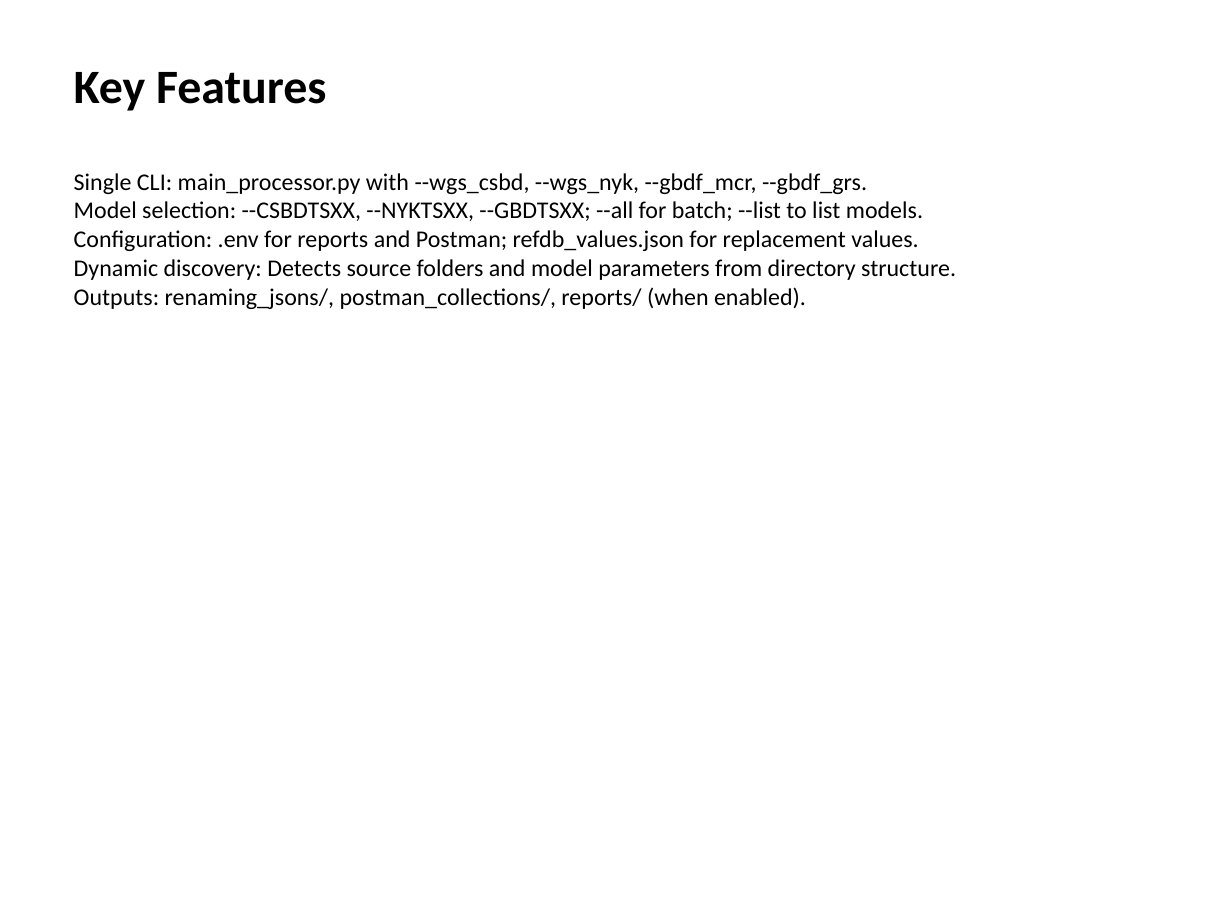
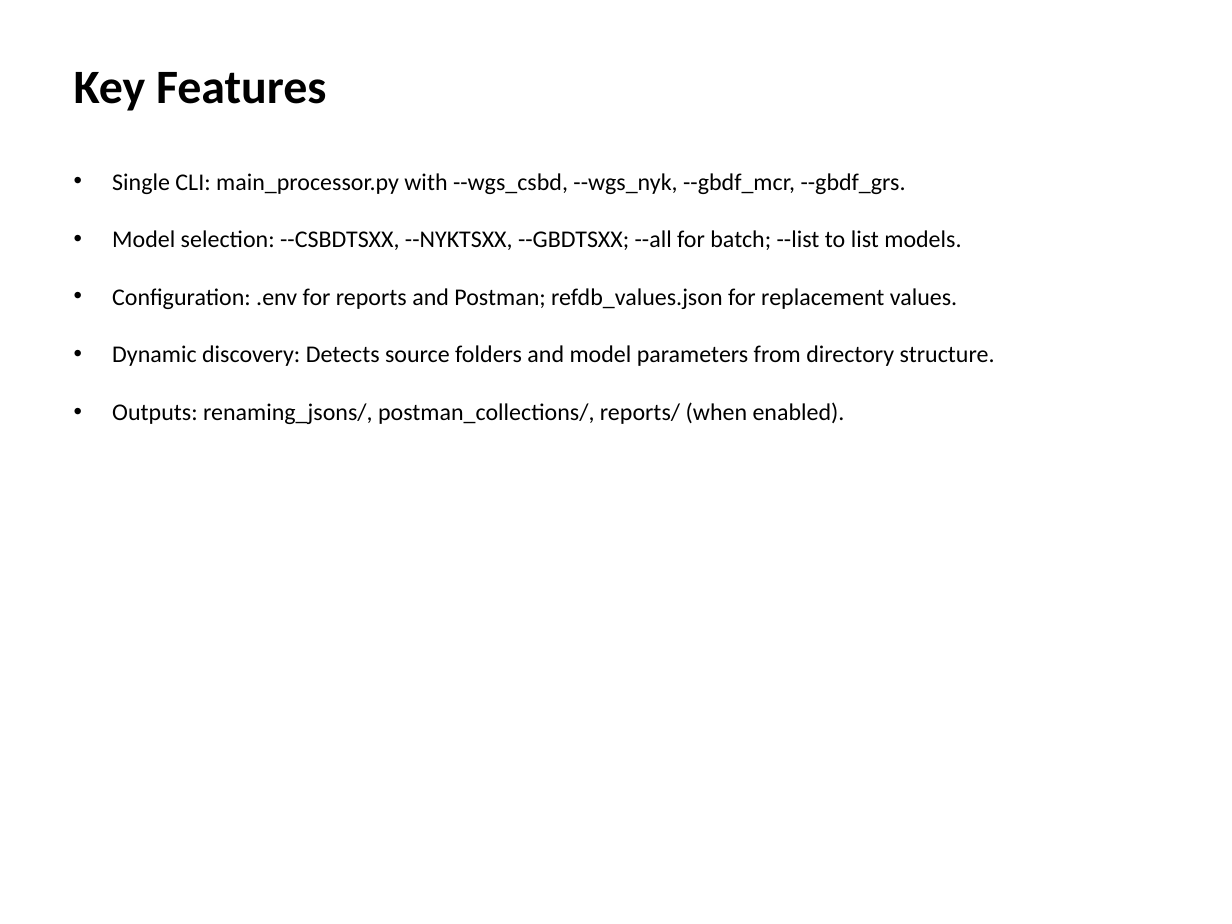
Before and after one commit to vishnupriyancode/renaming_files, a slide deck: slide 4 of Docs/Project_Overview_Management.pptx. Drawn at 1232x924 pixels with LibreOffice and Linux fonts; fonts in the diff are those of the drawing. Boxes give left, top, right and bottom in pixels: in the first picture for what was removed or moved away, otherwise in the second. Text is boxed around its words. In the diff, an @@ line names an element or a change of style, - is before the commit and + after.

```diff
--- a/Docs/Project_Overview_Management.pptx
+++ b/Docs/Project_Overview_Management.pptx
@@ text "Single CLI: main_processor.py with --wgs_csbd, ..." at bbox=[112, 173, 995, 424]: bullet none to • @@
```
Also in this commit, not shown: 3 other slides changed, 6 slides added, 15 other files.
